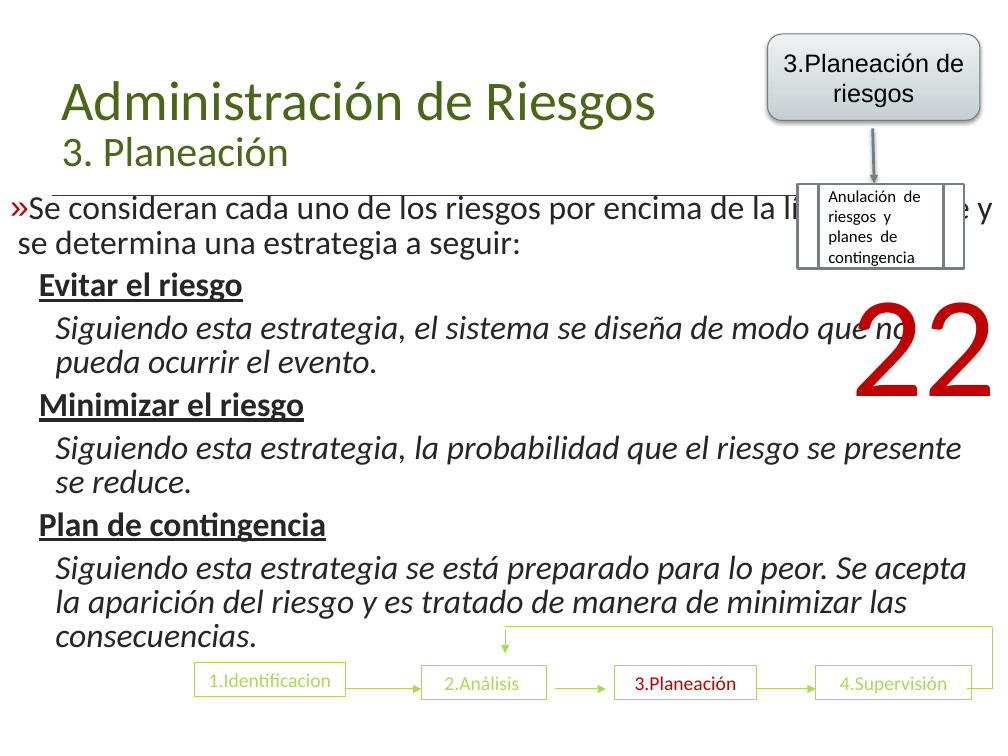
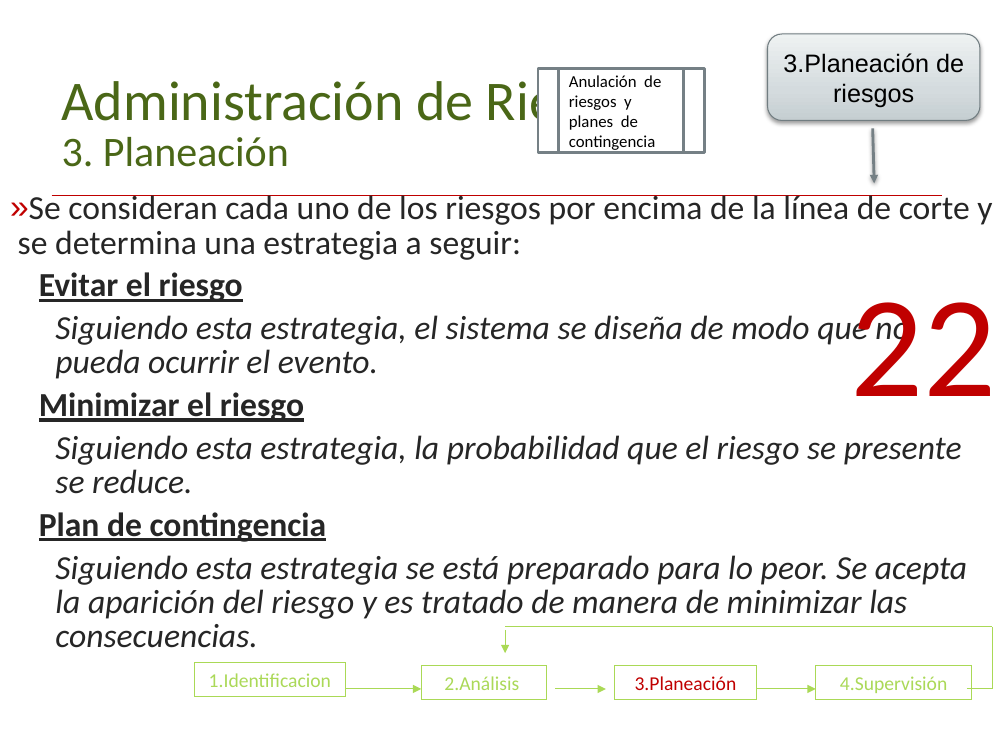
Before and after one commit to ssofiaavila/Ingenieria-de-software-2--Informatica-UNLP, a slide deck: slide 22 of Teorías/Clase 3- Riesgos.pptx. Drawn at 1008x756 pixels with LibreOffice and Linux fonts; fonts in the diff are those of the drawing; background and template pictures are left out. Boxes give left, top, right and bottom in pixels: in the first picture for what was removed or moved away, otherwise in the second. Text is boxed around its words. In the diff, an @@ line names an element or a change of style, - is before the commit and + after.

```diff
--- a/Teorías/Clase 3- Riesgos.pptx
+++ b/Teorías/Clase 3- Riesgos.pptx
@@ flow chart predefined process "Anulación de riesgos y" moved from (x1=797, y1=184, x2=964, y2=269) to (x1=538, y1=69, x2=705, y2=153) @@
```
Also in this commit, not shown: 4 other slides changed.
